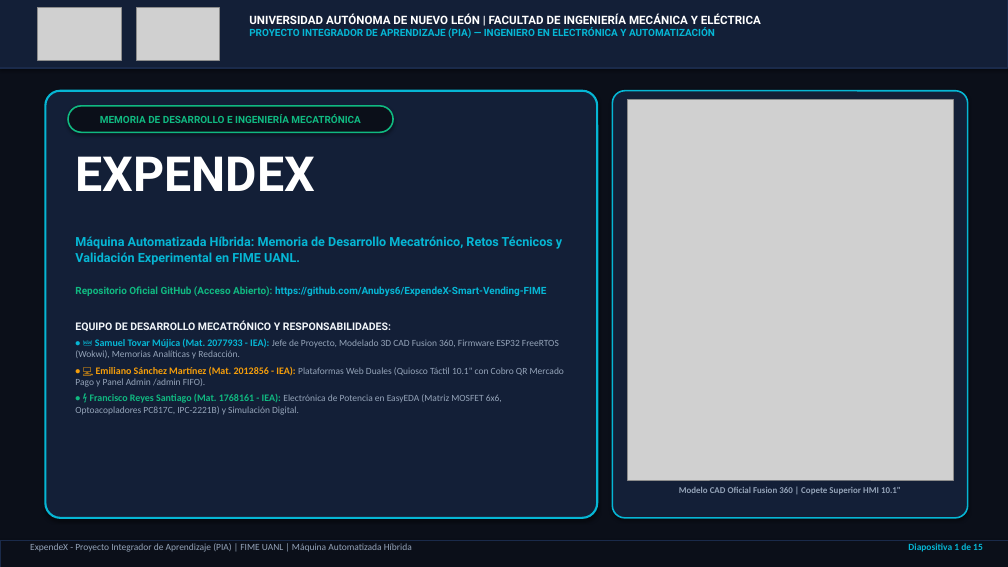
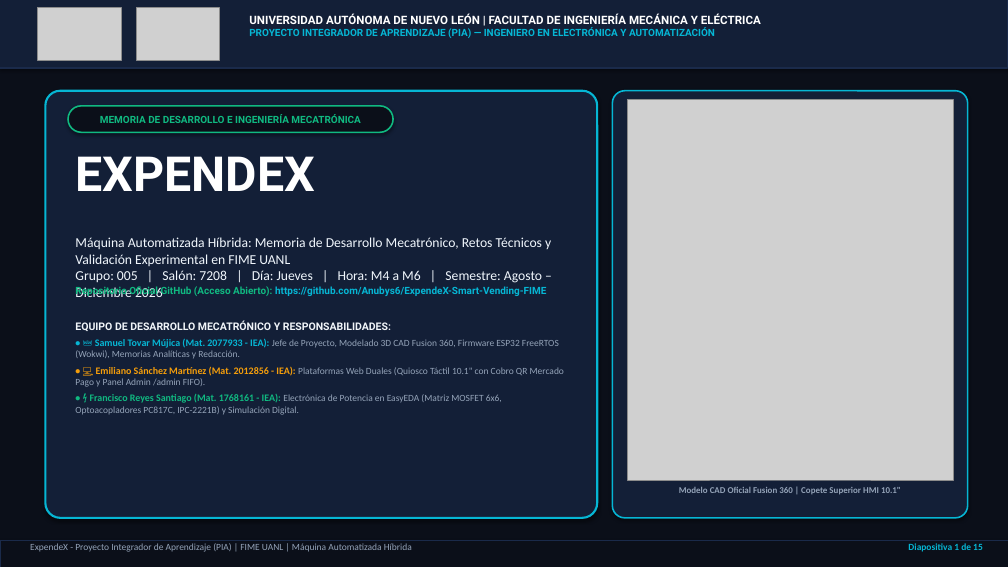
Before and after one commit to Anubys6/ExpendeX-Smart-Vending-FIME, a slide deck: slide 1 of 01_DOCUMENTOS_ACADEMICOS_FIME/Presentacion_ExpendeX_Canva_Design_Animada.pptx. Drawn at 1008x567 pixels with LibreOffice and Linux fonts; fonts in the diff are those of the drawing; grey boxes stand for pictures. Boxes give left, top, right and bottom in pixels: in the first picture for what was removed or moved away, otherwise in the second. Text is boxed around its words. In the diff, an @@ line names an element or a change of style, - is before the commit and + after.

```diff
--- a/01_DOCUMENTOS_ACADEMICOS_FIME/Presentacion_ExpendeX_Canva_Design_Animada.pptx
+++ b/01_DOCUMENTOS_ACADEMICOS_FIME/Presentacion_ExpendeX_Canva_Design_Animada.pptx
@@ text at (75,237,551,283): text changed; size 12 to 13 pt; font Roboto to Calibri; text colour #06B6D4 to #F0F6FC; bold off @@
-Máquina Automatizada Híbrida: Memoria de Desarrollo Mecatrónico, Retos Técnicos y Validación Experimental en FIME UANL.
+Máquina Automatizada Híbrida: Memoria de Desarrollo Mecatrónico, Retos Técnicos y Validación Experimental en FIME UANL
+Grupo: 005 | Salón: 7208 | Día: Jueves | Hora: M4 a M6 | Semestre: Agosto – Diciembre 2026
```
Also in this commit, not shown: 7 other slides changed, 15 other files.
